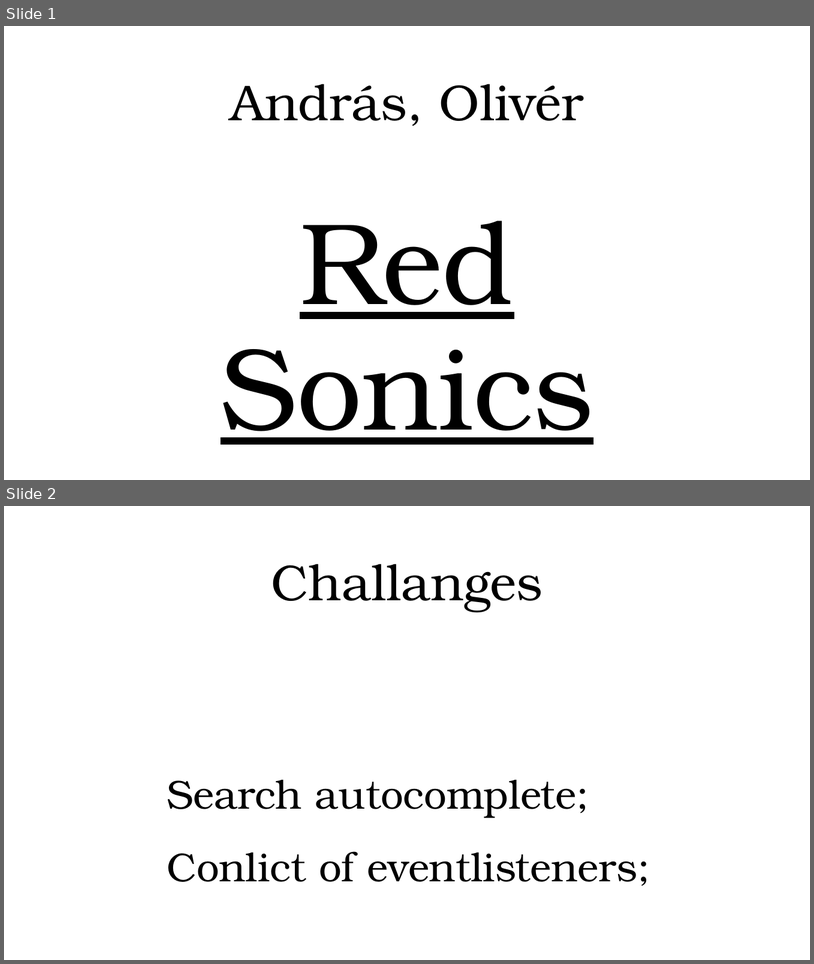
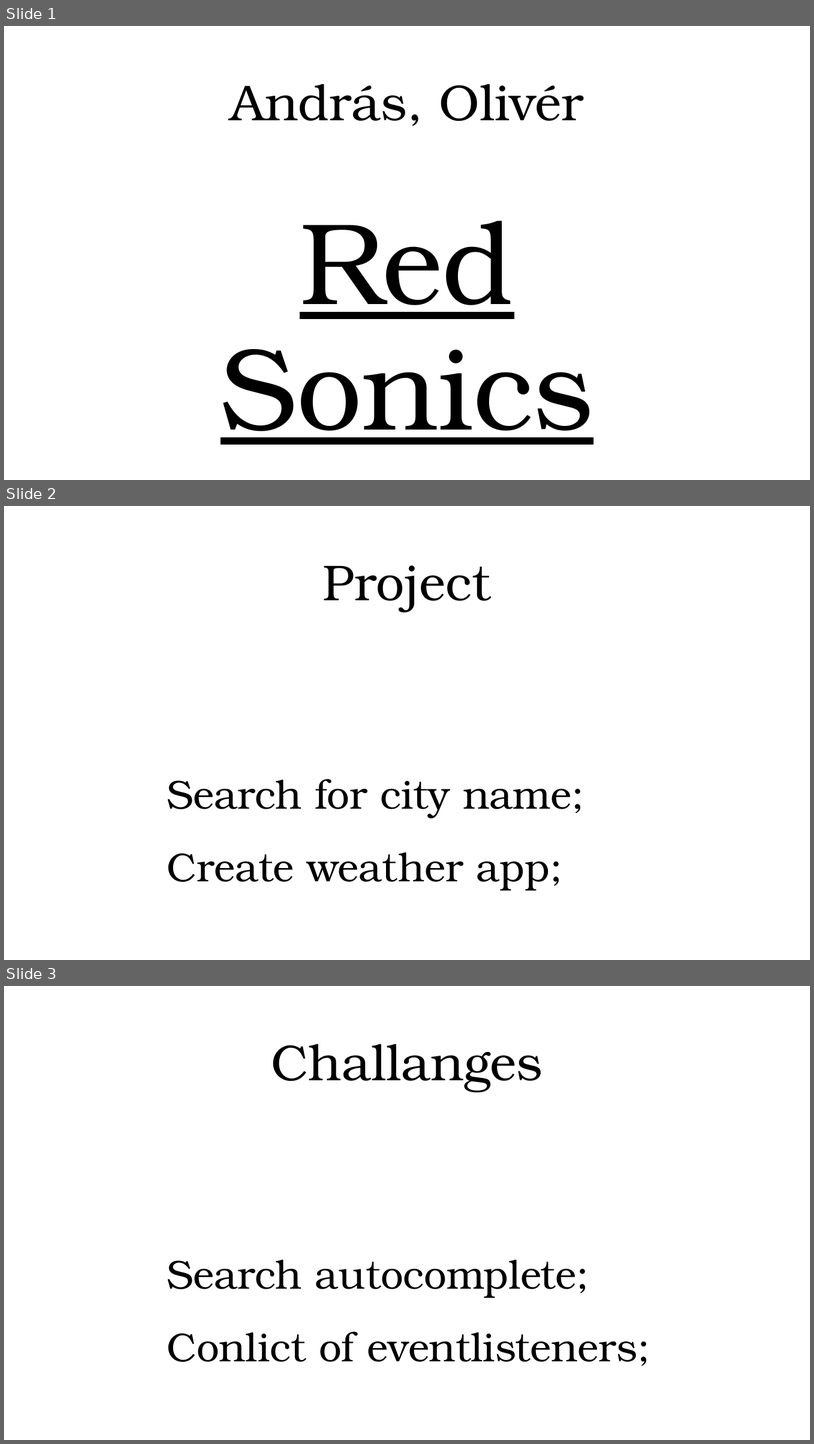
Before and after one commit to CodecoolGlobal/weather-app-javascript-PinterOliver, a slide deck: frontend/presentation/Red_Sonics.pptx. Shown one above the other, each under a label of ours: slides 1 and 2 before the commit, slides 1, 2 and 3 after it. The pictures are 814x964 and 814x1444 pixels, drawn with LibreOffice and Linux fonts; fonts in the diff are those of the drawing; background and template pictures are left out. Boxes give left, top, right and bottom in pixels: in the first picture for what was removed or moved away, otherwise in the second. Text is boxed around its words. In the diff, an @@ line names an element or a change of style, - is before the commit and + after.

Commit message:
modify presentation

```diff
--- a/frontend/presentation/Red_Sonics.pptx
+++ b/frontend/presentation/Red_Sonics.pptx
@@ slide 2 added at (4, 506, 810, 960), background picture (left out) @@
@@ subtitle added at (323, 565, 491, 612), 60 pt, text #000000 @@
+Project
@@ title added at (167, 778, 585, 891), 48 pt, text #000000 @@
+Search for city name;
+Create weather app;
@@ what was slide 2 is now slide 3 @@
```
Also in this commit, not shown: 1 slide changed, 2 other files.
